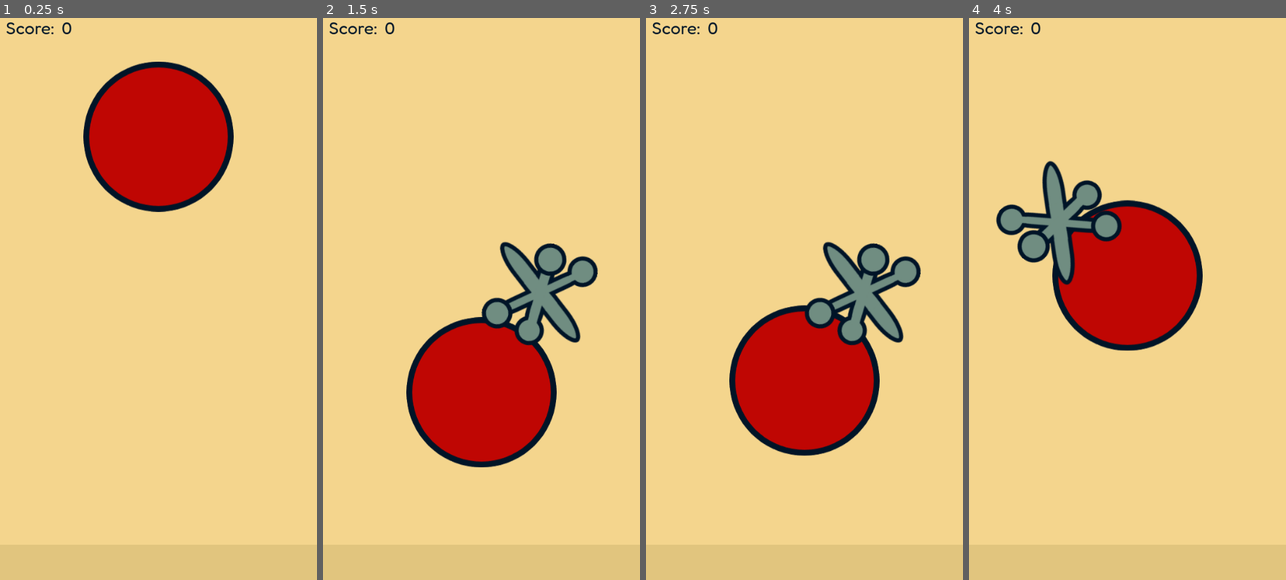
Above: before the commit, frames 1-4 (left to right).
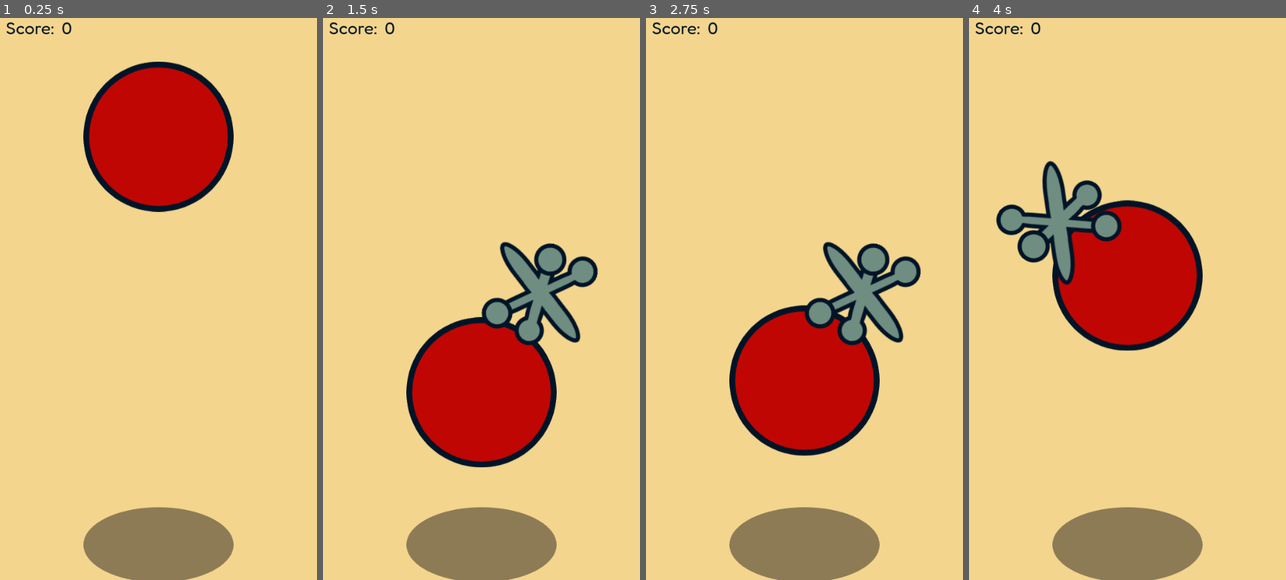
Above: after the commit, the same moments.

Repository: casellner/Idle-Jacks
Game: Godot game, scene res://game.tscn
Two runs of this game, one before a commit and one after it. Both use one fixed random seed, a clock stepped at 60 frames per second and the inputs below.
Inputs (mouse positions are in pixels of both pictures, inside the frame that each line leads up to):
- Up to frame 1 (0.25 s): no input
- Up to frame 2 (1.5 s): click (481, 197) at 0.5 s; click (481, 467) at 1.25 s
- Up to frame 3 (2.75 s): click (804, 276) at 2.02 s
- Up to frame 4 (4 s): tap Enter (ui_accept) at 2.75, 3.02, 3.77 s

The runs differ from the first frame. In frame 1, 5.0% of the frame differs, in the area x 26-74%, y 87-100%; in frame 2, 5.0%; in frame 3, 5.0%; in frame 4, 5.0%.

Commit message:
Replace ground sprite with ball shadow

Diff:
--- a/Godot/game.tscn
+++ b/Godot/game.tscn
@@ -2,8 +2,8 @@
 
 [ext_resource type="PackedScene" uid="uid://q54hxsydl8vl" path="res://ball.tscn" id="1_3fcaw"]
 [ext_resource type="Script" path="res://scripts/game.gd" id="1_mj0j3"]
-[ext_resource type="Texture2D" uid="uid://bx65yr7cnajqw" path="res://sprites/ground.png" id="3_0ancq"]
 [ext_resource type="Texture2D" uid="uid://lhtm352eusx5" path="res://sprites/background.png" id="3_ln215"]
+[ext_resource type="Texture2D" uid="uid://q0xf30xjme4o" path="res://sprites/shadow1.png" id="4_rk1m2"]
 [ext_resource type="AudioStream" uid="uid://belr237ttqwlf" path="res://audio/jack.mp3" id="5_whfy3"]
 
 [sub_resource type="Theme" id="Theme_ql8bq"]
@@ -21,9 +21,9 @@
 position = Vector2(270, 480)
 texture = ExtResource("3_ln215")
 
-[node name="Ground" type="Sprite2D" parent="."]
-position = Vector2(270, 930)
-texture = ExtResource("3_0ancq")
+[node name="Shadow" type="Sprite2D" parent="."]
+position = Vector2(270, 900)
+texture = ExtResource("4_rk1m2")
 
 [node name="Ball" parent="." instance=ExtResource("1_3fcaw")]
 position = Vector2(270, 300)
Binary file added: Godot/sprites/shadow1.png
Not shown, added: Godot/sprites/shadow1.png.import
Binary file added: Godot/sprites/shadow2.png
Not shown, added: Godot/sprites/shadow2.png.import
